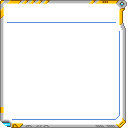
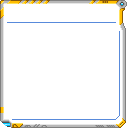
The second w=128, h=128 image is a revision of the first. Changes to its layers:
painted on "Frame" over [left=24, top=124, right=49, bottom=127]
